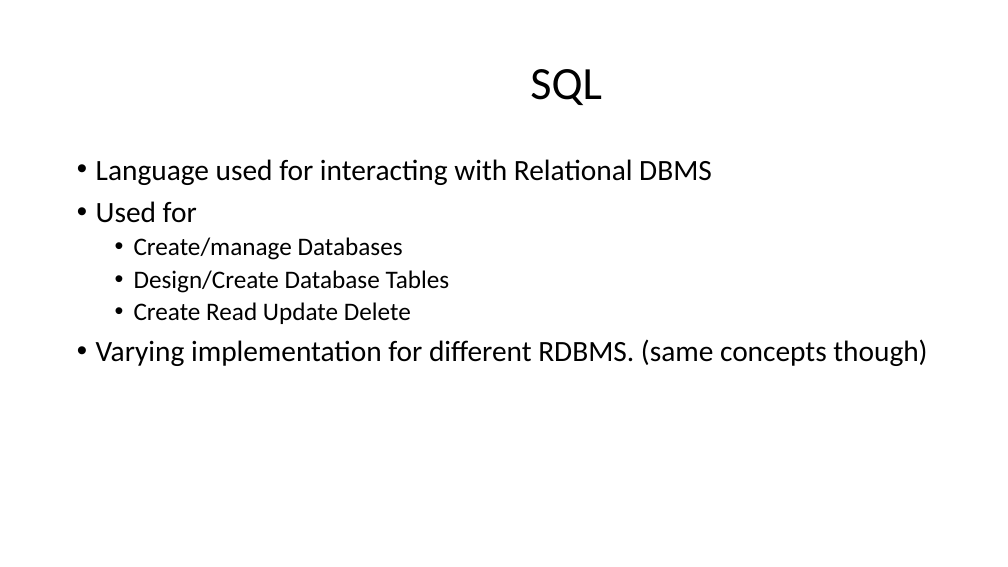
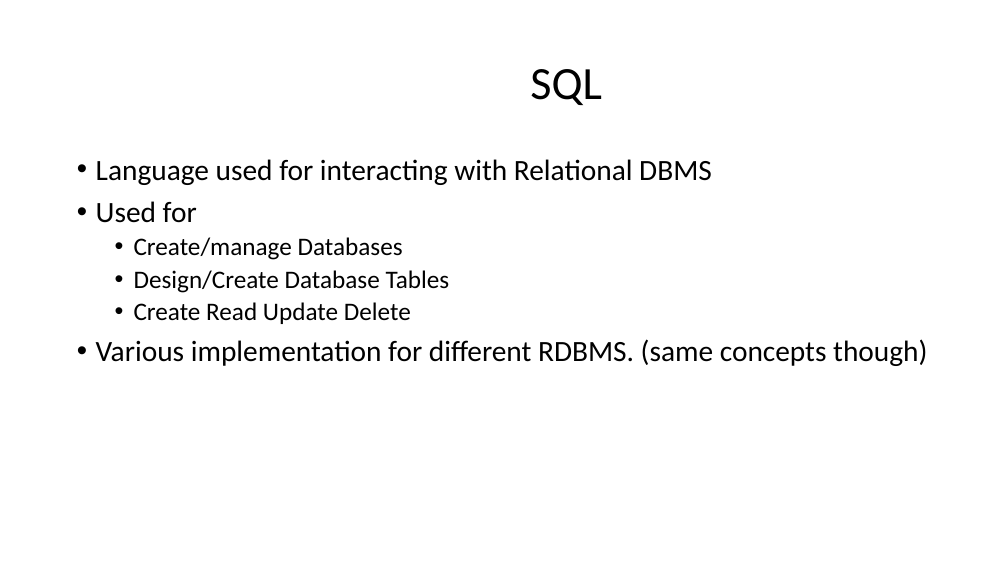
Before and after one commit to vvthakral/data-science-bootcamp, a slide deck: slide 6 of week-2-sql/sql.pptx. Drawn at 1008x567 pixels with LibreOffice and Linux fonts; fonts in the diff are those of the drawing. Boxes give left, top, right and bottom in pixels: in the first picture for what was removed or moved away, otherwise in the second. Text is boxed around its words. In the diff, an @@ line names an element or a change of style, - is before the commit and + after.

```diff
--- a/week-2-sql/sql.pptx
+++ b/week-2-sql/sql.pptx
@@ text at (96, 339, 927, 366): text changed @@
-• Varying implementation for different RDBMS. (same concepts though)
+• Various implementation for different RDBMS. (same concepts though)
```
Also in this commit, not shown: 10 other slides changed, 1 slide removed.
